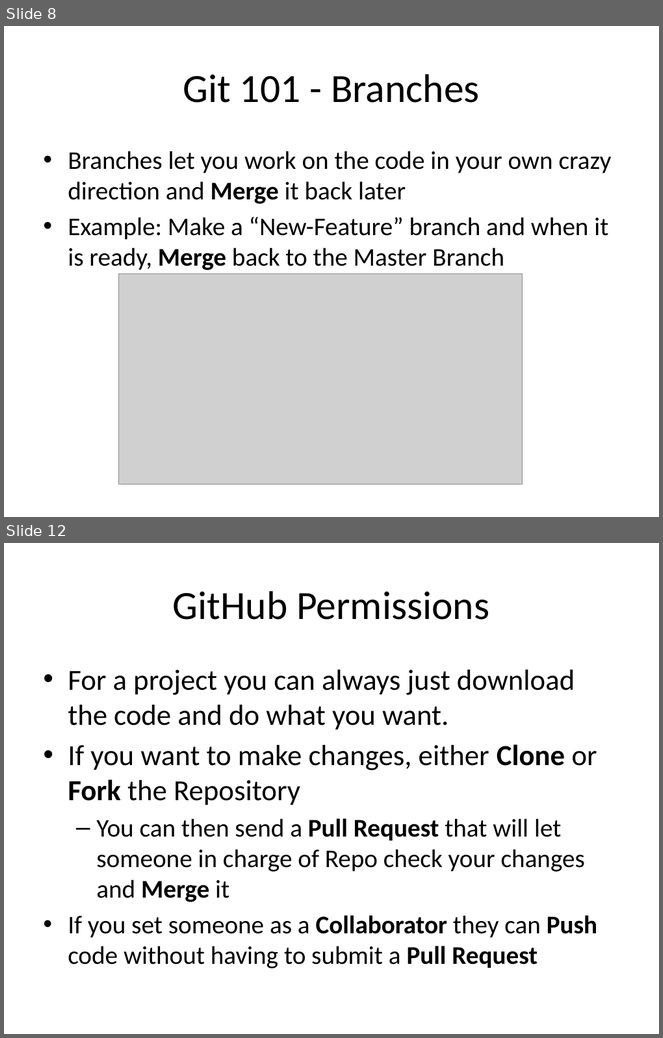
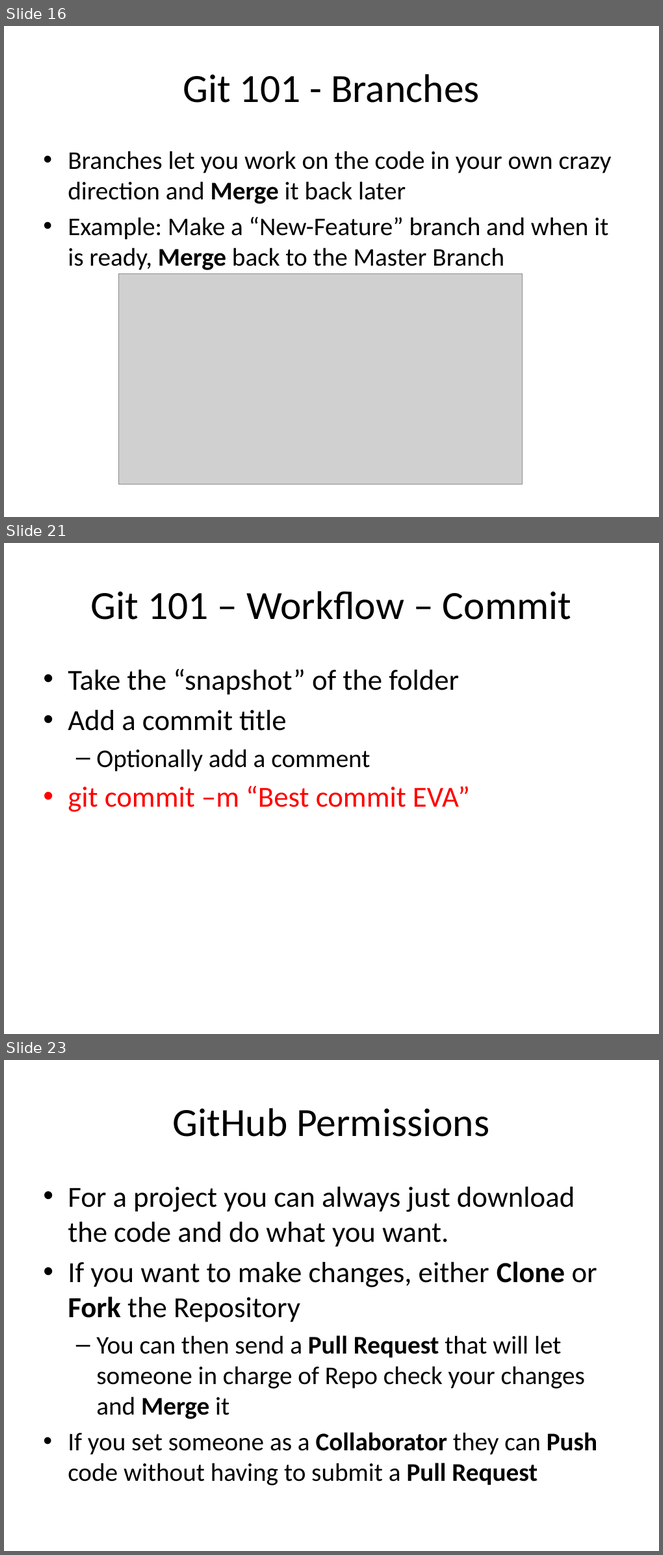
Before and after one commit to sjfricke/IEEE-Mini-Projects-UW-Madison, a slide deck: Tutorial/PowerPoint Versions/Git and using GitHub.pptx. Shown one above the other, each under a label of ours: slides 8 and 12 before the commit, slides 16, 21 and 23 after it; the slides between them are not shown. The pictures are 663x1038 and 663x1555 pixels, drawn with LibreOffice and Linux fonts; fonts in the diff are those of the drawing; grey boxes stand for pictures. Boxes give left, top, right and bottom in pixels: in the first picture for what was removed or moved away, otherwise in the second. Text is boxed around its words. In the diff, an @@ line names an element or a change of style, - is before the commit and + after.

```diff
--- a/Tutorial/PowerPoint Versions/Git and using GitHub.pptx
+++ b/Tutorial/PowerPoint Versions/Git and using GitHub.pptx
@@ slide 21 added at (4, 543, 659, 1034), background #FFFFFF @@
@@ title added at (91, 591, 571, 620), 44 pt, text #000000 @@
+Git 101 – Workflow – Commit
@@ text added at (68, 669, 470, 812), 32 pt, text #000000 @@
+• Take the “snapshot” of the folder
+• Add a commit title
+  – Optionally add a comment
+• git commit –m “Best commit EVA”
@@ what was slide 8 is now slide 16 @@
@@ what was slide 12 is now slide 23 @@
```
Also in this commit, not shown: 6 slides changed, 15 other slides added, 2 other files.
